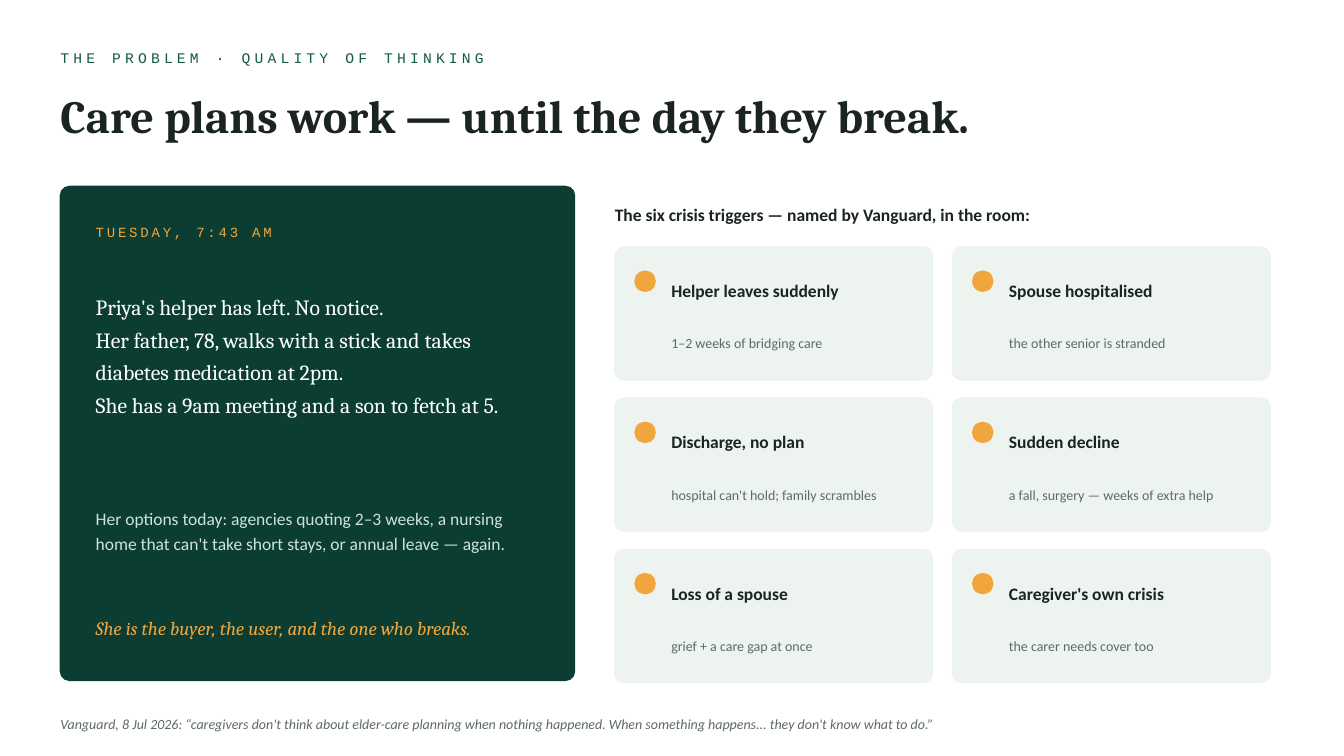
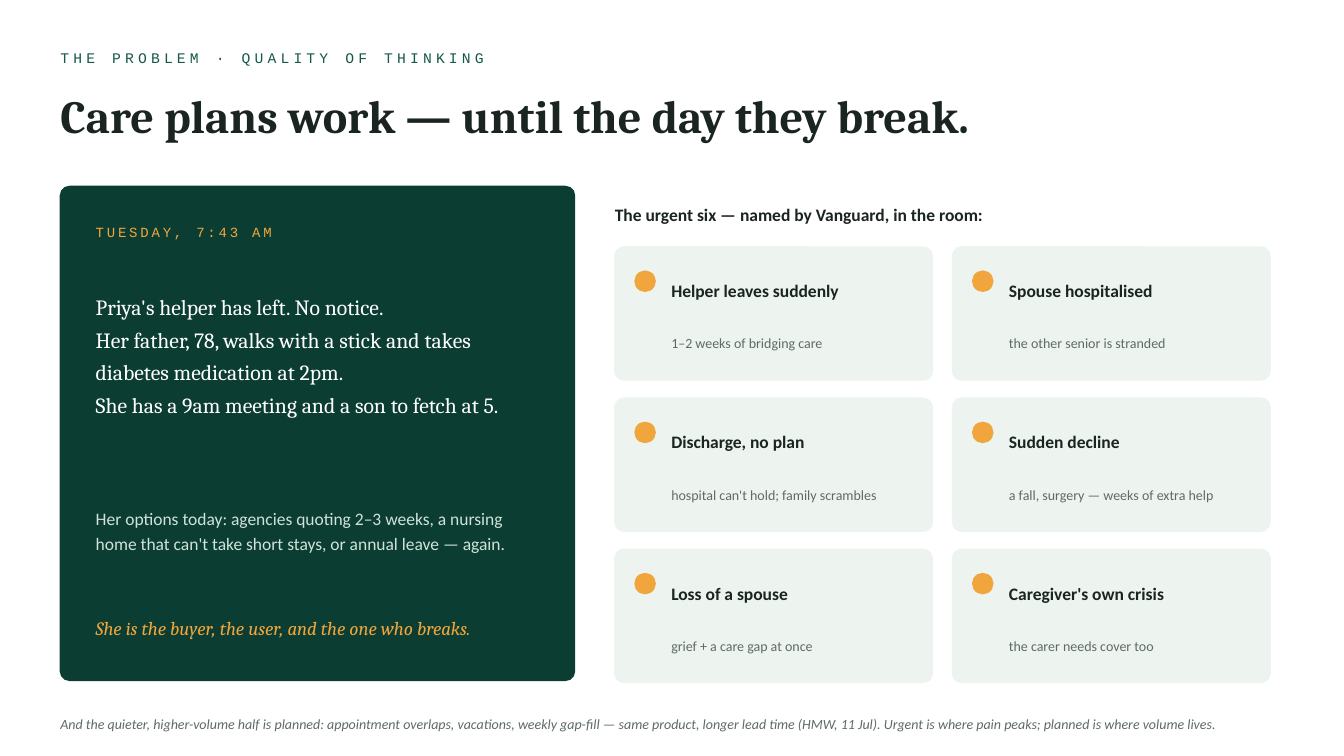
Before and after one commit to quixoticblink/eldercare, a slide deck: slide 3 of knowledge/pitch/Kakis-DemoDay-Pitch.pptx. Drawn at 1344x756 pixels with LibreOffice and Linux fonts; fonts in the diff are those of the drawing. Boxes give left, top, right and bottom in pixels: in the first picture for what was removed or moved away, otherwise in the second. Text is boxed around its words. In the diff, an @@ line names an element or a change of style, - is before the commit and + after.

```diff
--- a/knowledge/pitch/Kakis-DemoDay-Pitch.pptx
+++ b/knowledge/pitch/Kakis-DemoDay-Pitch.pptx
@@ text at box(615, 208, 983, 224): text changed @@
-The six crisis triggers — named by Vanguard, in the room:
+The urgent six — named by Vanguard, in the room:
@@ text at box(60, 719, 1215, 732): text changed @@
-Vanguard, 8 Jul 2026: “caregivers don't think about elder-care planning when nothing happened. When something happens... they don't know what to do.”
+And the quieter, higher-volume half is planned: appointment overlaps, vacations, weekly gap-fill — same product, longer lead time (HMW, 11 Jul). Urgent is where pain peaks; planned is where volume lives.
```
Also in this commit, not shown: 7 other slides changed, 7 other files.
